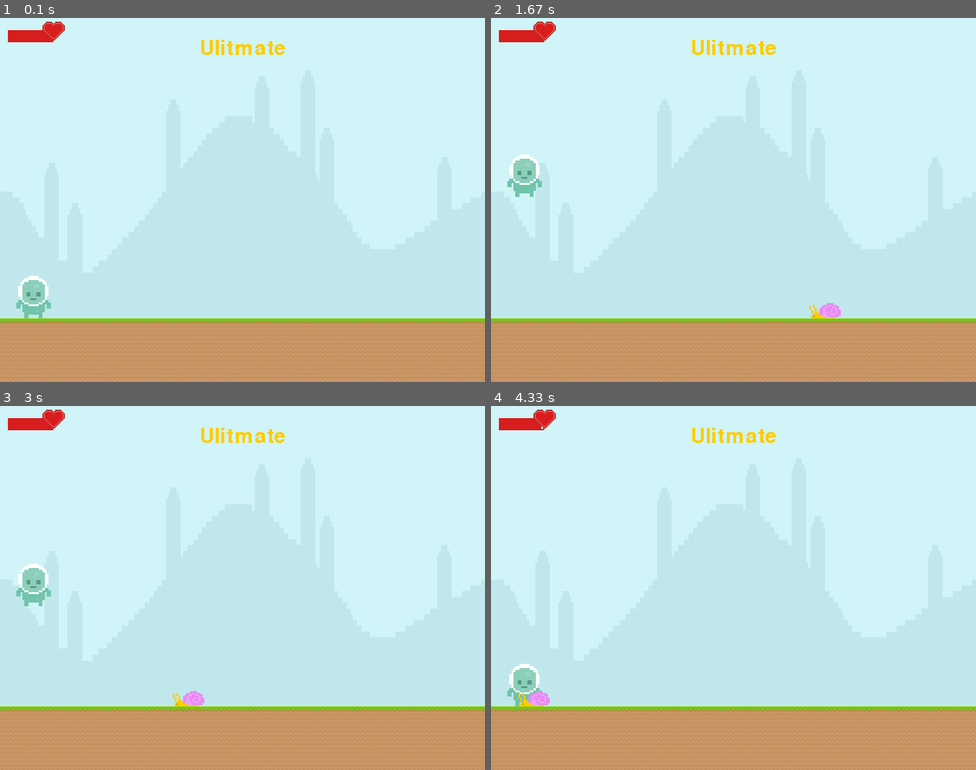
Above: before the commit, frames 1-4 (two rows, left to right).
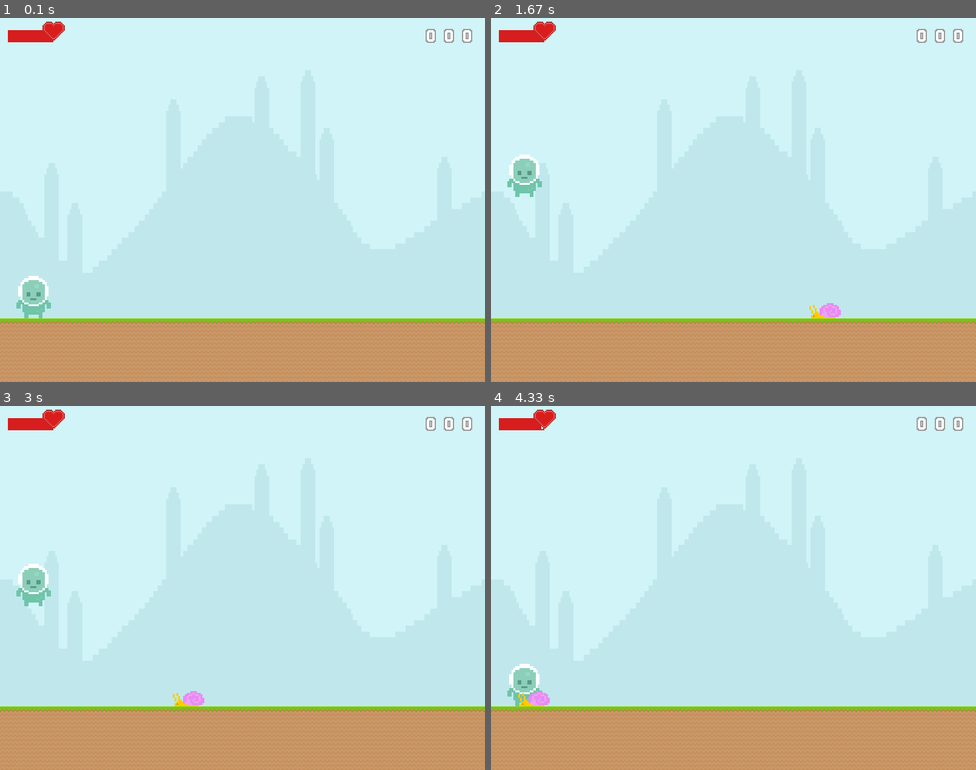
Above: after the commit, the same moments.

Repository: dmajere/pygame-cc
Game: pygame game, started from ultimate/main.py
Two runs of this game, one before a commit and one after it. Both use one fixed random seed, a clock stepped at 60 frames per second and the inputs below.
Inputs:
- Up to frame 1 (0.1 s): no input
- Up to frame 2 (1.67 s): tap Space at 0.33, 1.23, 1.53 s
- Up to frame 3 (3 s): tap Space at 1.73, 2.03, 2.8 s
- Up to frame 4 (4.33 s): tap Space at 3.57 s

The runs differ from the first frame. In frame 1, 0.5% of the frame differs, in the area x 41-98%, y 3-11%; in frame 2, 0.5%; in frame 3, 0.5%; in frame 4, 0.5%.

Commit message:
change: Add score bar

Diff:
--- /dev/null
+++ b/ultimate/lib/scorebar.py
@@ -0,0 +1,43 @@
+import pygame
+from typing import List
+from .types import Coordinate
+
+
+class ScoreBar:
+    def __init__(
+        self,
+        width: int,
+        height: int,
+        digits: List[pygame.Surface],
+        max_digits: int = 3,
+    ) -> None:
+        self.width = width
+        self.height = height
+        self.digits = [
+            pygame.transform.scale(d, (self.width, self.height)) for d in digits
+        ]
+
+        self.max_digits = max_digits
+        self.max_value = int(self.max_digits * "9")
+        self.value = 0
+        self.bar_rect = pygame.rect.Rect(
+            0, 0, self.max_digits * self.width, self.height
+        )
+
+    def draw(self, surface: pygame.Surface, c: Coordinate) -> None:
+        bar_width = self.max_digits * self.width
+        bar_surface = pygame.Surface(
+            (bar_width, self.height), pygame.SRCALPHA, 32
+        ).convert_alpha()
+        value_str = str(self.value)
+        value_str = (self.max_digits - len(value_str)) * "0" + value_str
+        for idx, d in enumerate(value_str):
+            d = int(d)
+            bar_surface.blit(self.digits[d], (idx * self.width - 10 * idx, 0))
+
+        self.bar_rect.center = c
+        pygame.draw.rect(surface, (255, 255, 255), self.bar_rect, -1)
+        surface.blit(bar_surface, self.bar_rect)
+
+    def add(self, v: int) -> None:
+        self.value = min(self.max_value, self.value + v)
--- a/ultimate/main.py
+++ b/ultimate/main.py
@@ -8,12 +8,12 @@
 from monster import Snail
 from player import Player
 from lib.healthbar import HealthBar
+from lib.scorebar import ScoreBar
 
 SPRITESHEET_BG = (94, 129, 162)
 
 """
 TODO:
-* Score bar
 * Start menu
 * Stage return value
 """
@@ -66,15 +66,6 @@
         self.ground = pygame.sprite.GroupSingle(self.get_ground_block())
 
         game_font = pygame.font.Font(None, 50)
-        self.score = pygame.sprite.GroupSingle(
-            Text(
-                "Ulitmate",
-                game_font,
-                (255, 204, 1),
-                (208, 244, 247),
-            )
-        )
-        self.score.sprite.rect.center = (self.screen.get_width() // 2, 50)
         self.game_over = pygame.sprite.GroupSingle(
             Text(
                 "Game Over",
@@ -89,9 +80,14 @@
         self.healthbar = HealthBar(
             75, 20, (215, 29, 29), icon=self.get_from_spritesheet(19, 4)
         )
+        self.scorebar = ScoreBar(
+            40,
+            40,
+            [self.get_from_spritesheet(pos_x, 6) for pos_x in range(20, 30)],
+        )
         self.monster_group = pygame.sprite.Group()
 
-        self.snail = self.make_snail(self.player.sprite)
+        self.snail = self.make_snail(self.player.sprite, self.scorebar)
         self.monster_group.add(self.snail)
 
     def get_background(self, bg: Background) -> pygame.Surface:
@@ -126,25 +122,25 @@
         terrain_tiles = self._get_terrain_tiles(terrain_type)
         return self._draw_shape(width, height, shape, terrain_tiles)
 
-    def make_snail(self, player) -> Snail:
+    def make_snail(self, player, score) -> Snail:
         snail_images = {
             Snail.State.RUN.value: pygame.transform.scale(
                 self.get_from_spritesheet(14, 15), (60, 60)
-            ).convert_alpha(),
+            ),
             Snail.State.HATCHED.value: pygame.transform.scale(
                 self.get_from_spritesheet(15, 15), (60, 60)
-            ).convert_alpha(),
+            ),
             Snail.State.DEAD.value: pygame.transform.scale(
                 self.get_from_spritesheet(16, 15), (60, 60)
-            ).convert_alpha(),
-        }
-        return Snail(player, snail_images, Snail.State.RUN, speed=(-3, 0))
+            ),
+        }
+        return Snail(player, score, snail_images, Snail.State.RUN, speed=(-3, 0))
 
     def make_player(self) -> Player:
         player_images = {
             str(value): pygame.transform.scale(
                 self.get_from_spritesheet(value, 0), (70, 70)
-            ).convert_alpha()
+            )
             for value in Player.State
         }
         return Player(player_images, str(Player.State.IDLE))
@@ -157,7 +153,7 @@
             start_at=TILE_START_AT,
             margin=TILE_MARGIN,
             color=SPRITESHEET_BG,
-        )
+        ).convert_alpha()
 
     @cache
     def _get_terrain_tiles(
@@ -216,8 +212,8 @@
             return True
 
         def _hb_test(self) -> None:
-            self.screen.fill((255, 255, 255))
-            self.healthbar.damage(1)
+            self.screen.fill(SPRITESHEET_BG)
+            self.scorebar.draw(self.screen, (self.screen.get_width() - 50, 30))
             return True
 
         def _run(self) -> None:
@@ -231,9 +227,9 @@
 
             # self.screen.blit(self.title, (300, 50))
             self.ground.draw(self.screen)
-            self.score.draw(self.screen)
-
             self.healthbar.draw(self.screen, (50, 30))
+            self.scorebar.draw(self.screen, (self.screen.get_width() - 50, 30))
+
             self.player.draw(self.screen)
             self.monster_group.draw(self.screen)
 
--- a/ultimate/monster.py
+++ b/ultimate/monster.py
@@ -4,6 +4,7 @@
 from enum import StrEnum
 from lib.types import Coordinate
 from player import Player
+from lib.scorebar import ScoreBar
 
 
 class Monster(Static):
@@ -11,6 +12,7 @@
     def __init__(
         self,
         player: Player,
+        score: ScoreBar,
         images: Dict[str, pygame.Surface],
         state: str,
         speed: Tuple[int, int] = (0, 0),
@@ -18,6 +20,7 @@
     ) -> None:
         super().__init__(images, state)
         self.player = player
+        self.score = score
         self.speed_x, self.speed_y = speed
         self.damage = damage
 
@@ -33,6 +36,7 @@
             or pos_x >= screen_width + 100
             or pos_y >= screen_height + 100
         ):
+            self.score.add(1)
             self.kill()
         self.rect.center = (pos_x + self.speed_x, pos_y + self.speed_y)
 
